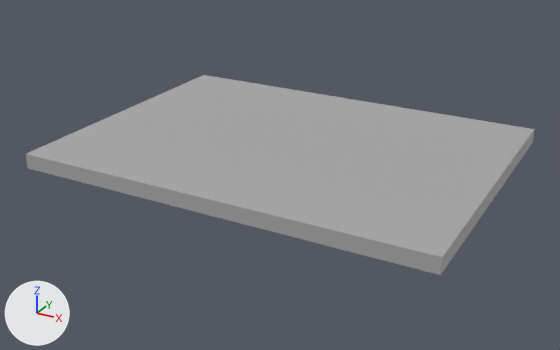
A saved change to the FBX model Assets/Models/Desk/Mousepad.fbx.
Both versions are drawn from a camera (50 mm lens) standing at (0.0644, -0.1205, 0.0754) and looking at (0.0482, -0.0911, 0.0606). The axes (+X, +Y, +Z) are drawn at lower left. The lights are the same throughout.

The first picture shows 'Mousepad'.
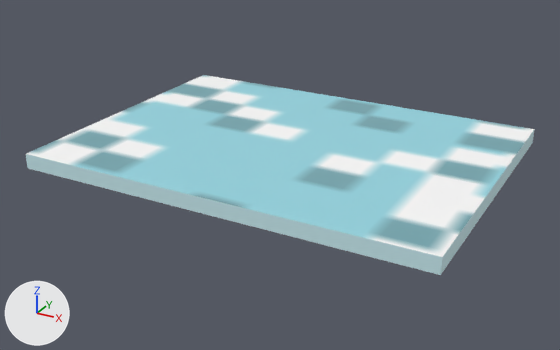
Pixel boxes (x1, y1, x2, y2) of what changed, in the pictures (560 x 350 px):
'Mousepad', recoloured, surface changed, turned (grey to cyan): (26, 75, 535, 275) in both
part 1 of me_mesh, recoloured (grey to cyan): (26, 129, 535, 275) in both
part 2 of me_mesh, surface changed (grey to cyan): (26, 75, 534, 257) in both

The change, as a list of edits to the scene's bpy script:
```text
Add img_mousepad_png:
    img_mousepad_png = load_image('Mousepad.png', '_unpacked/Mousepad.png', 32, 32, 'sRGB')
Add mat_mousepad_color:
    mat_mousepad_color = principled_material('mousepad_color')
    mat_mousepad_color.texture = img_mousepad_png  # with its transparency
Add mat_mousepad_color_2:
    mat_mousepad_color_2 = principled_material('mousepad_color_2')
    mat_mousepad_color_2.base_color = (0.592, 0.843, 0.89)  # cyan #caedf2
Change me_mesh:
    where me_mesh.from_pydata(...)  # 8 vertices, 6 faces; spans x -0.97..0.97, y -0.04..0.04, z -0.72..0.72
    used by ob_mousepad; location = (0.04838, -0.09038, 0.0618); rotation_euler = (1.571, 0.0, 0.0), in degrees (90, 0, 0); scale = (0.01, 0.01, 0.01)
    me_mesh part 1: all 5 faces centred in x -0.97..0.97, y -0.04..0.0, z -0.72..0.72 switch from mat_standardsurface1 (grey #aaaaaa) to mat_mousepad_color_2 (cyan #caedf2)
    me_mesh part 2: texture (UV) coordinates of 1 of 6 faces, centred in x 0.0, y 0.04, z 0.0, changed; they spanned u 0.38..0.62, v 0.25..0.5 and now span u -0.02..1.02, v -0.02..1.02
    add me_mesh.materials.append(mat_mousepad_color)  # picture img_mousepad_png
Change ob_mousepad:
    ob_mousepad.rotation_euler: (1.571, 0.0, 0.0) -> (1.571, 0.0, 3.142)  # degrees (90, 0, 0) -> degrees (90, 0, 180)
```
